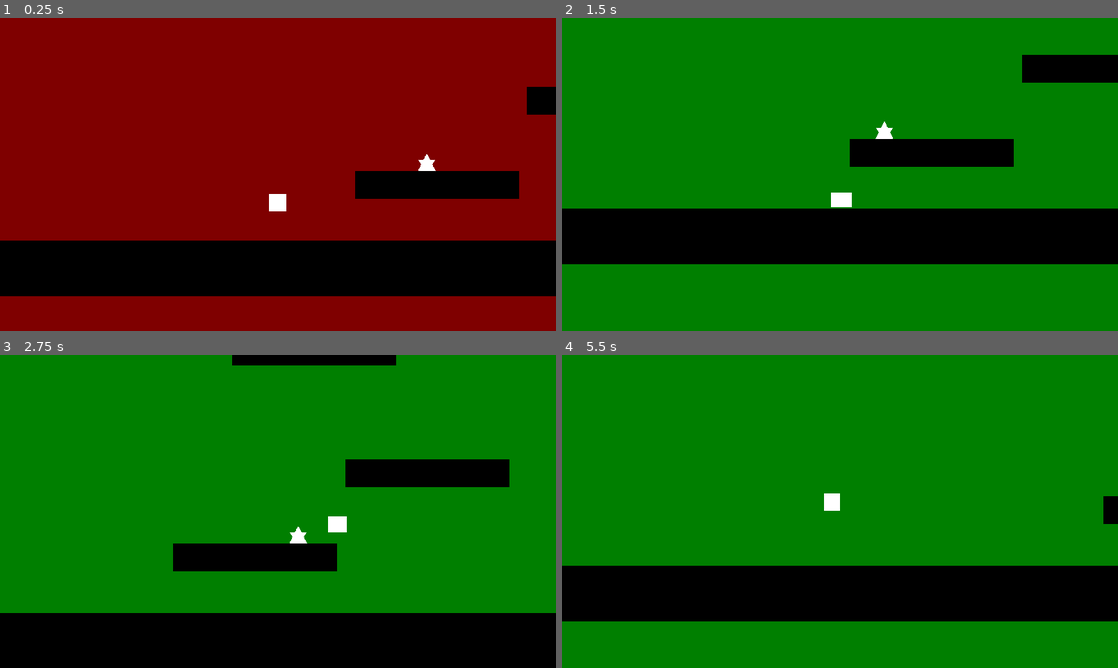
Above: before the commit, frames 1-4 (two rows, left to right).
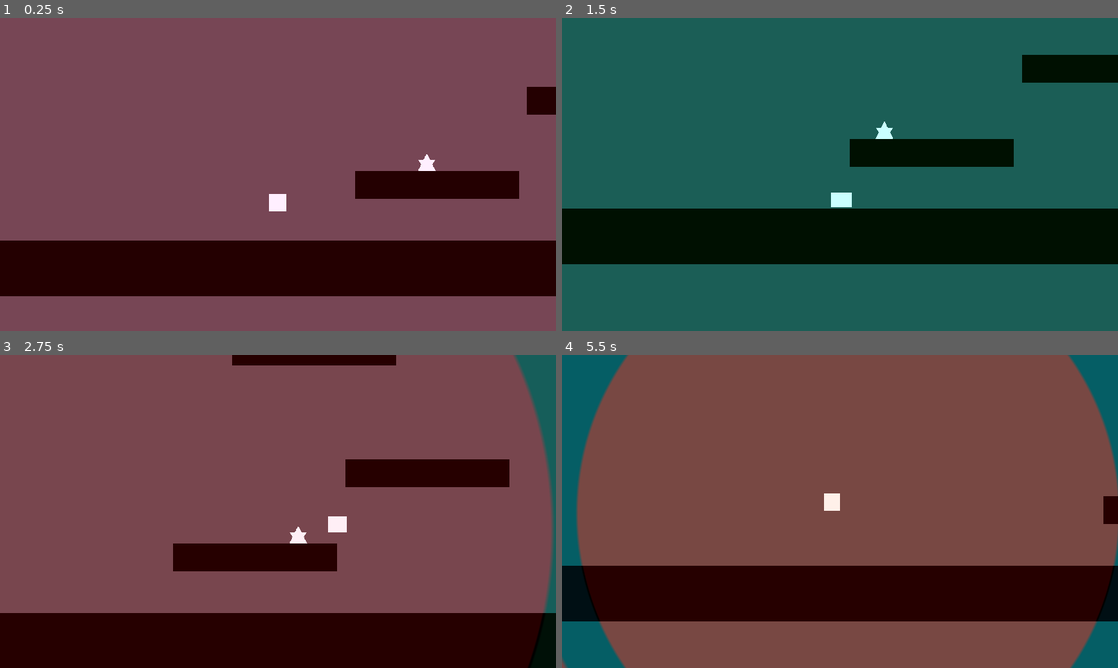
Above: after the commit, the same moments.

Repository: noc7c9/dye-dont-die
Game: Godot game, scene res://main.tscn
The game is run twice, just before and just after one commit, with the same random seed, the same clock (stepped at 60 frames per second) and the same inputs.
Inputs:
- Up to frame 1 (0.25 s): no input
- Up to frame 2 (1.5 s): hold Right (move_right) 0.53-1.28 s; hold Space (jump) 0.53-1.28 s; hold S from 1.28 s (still down); tap Shift at 1.35 s
- Up to frame 3 (2.75 s): tap Space (jump) at 1.52, 1.55, 1.82 s; release S at 2.03 s; hold Right (move_right) from 2.03 s (still down); hold Space (jump) from 2.03 s (still down)
- Up to frame 4 (5.5 s): release Right (move_right) at 2.78 s; release Space (jump) at 2.78 s; hold W 2.78-3.53 s; tap Shift at 2.85, 4.35 s; tap Space (jump) at 3.02, 3.05, 3.32, 4.52, 4.55, 4.82 s; hold Space (jump) 3.53-4.28 s; hold Left (move_left) 3.53-5.03 s; hold S from 5.03 s (still down); hold Space (jump) from 5.03 s (still down)

The runs differ from the first frame. In frame 1, 100% of the frame differs, in the area x 0-100%, y 0-100%; in frame 2, 78%; in frame 3, 99%; in frame 4, 99%.

Commit message:
Create color-bubble-manager

Diff:
--- a/main.tscn
+++ b/main.tscn
@@ -1,9 +1,10 @@
-[gd_scene load_steps=5 format=2]
+[gd_scene load_steps=6 format=2]
 
 [ext_resource path="res://src/platform/platform.tscn" type="PackedScene" id=1]
 [ext_resource path="res://src/player/player.tscn" type="PackedScene" id=2]
 [ext_resource path="res://src/background.gd" type="Script" id=3]
 [ext_resource path="res://src/goomba/goomba.tscn" type="PackedScene" id=4]
+[ext_resource path="res://src/color-bubble-manager/color-bubble-manager.tscn" type="PackedScene" id=5]
 
 [node name="main" type="Node2D"]
 
@@ -12,11 +13,13 @@
 margin_top = -100000.0
 margin_right = 100000.0
 margin_bottom = 100000.0
-color = Color( 0, 0, 0, 1 )
+color = Color( 0.333333, 0.333333, 0.333333, 1 )
 script = ExtResource( 3 )
 __meta__ = {
 "_edit_use_anchors_": false
 }
+
+[node name="color-bubble-manager" parent="." instance=ExtResource( 5 )]
 
 [node name="goomba" parent="." instance=ExtResource( 4 )]
 position = Vector2( 441, 220 )
--- a/shader-test-scene/shader-test-scene.tscn
+++ b/shader-test-scene/shader-test-scene.tscn
@@ -1,6 +1,6 @@
 [gd_scene load_steps=17 format=2]
 
-[ext_resource path="res://src/color-bubble/color-bubble.tscn" type="PackedScene" id=1]
+[ext_resource path="res://src/color-bubble-manager/color-bubble.tscn" type="PackedScene" id=1]
 [ext_resource path="res://shader-test-scene/smooth-gradient.shader" type="Shader" id=2]
 [ext_resource path="res://shader-test-scene/hard-gradient.shader" type="Shader" id=3]
 [ext_resource path="res://shader-test-scene/color-bubble-test.shader" type="Shader" id=4]
--- a/src/background.gd
+++ b/src/background.gd
@@ -1,10 +1,11 @@
 extends ColorRect
 
-onready var GameManager  =get_node('/root/GameManager')
+onready var GameManager = get_node('/root/GameManager')
 
 func _ready():
-    self.color = GameManager.get_current_real_color()
+    #self.color = GameManager.get_current_real_color()
     GameManager.connect('color_change', self, '_on_color_change')
 
 func _on_color_change():
-    self.color = GameManager.get_current_real_color()
+    #self.color = GameManager.get_current_real_color()
+    pass
--- /dev/null
+++ b/src/color-bubble-manager/color-bubble-manager.gd
@@ -0,0 +1,23 @@
+extends Node
+
+var color_bubble = preload("res://src/color-bubble-manager/color-bubble.tscn");
+
+onready var player = $"../player";
+onready var background = $background;
+
+var hue: float = 0;
+func get_hue_and_shift() -> float:
+    var value = hue;
+    hue += 180 + 3;
+    return value
+
+func _ready():
+    background.material.set_shader_param("hue", get_hue_and_shift())
+
+func _process(delta):
+    if Input.is_action_just_pressed("jump"):
+        var bubble = color_bubble.instance()
+        bubble.material.set_shader_param("hue", get_hue_and_shift())
+        bubble.global_position = player.global_position
+
+        self.add_child(bubble)
--- /dev/null
+++ b/src/color-bubble-manager/color-bubble-manager.tscn
@@ -0,0 +1,171 @@
+[gd_scene load_steps=5 format=2]
+
+[ext_resource path="res://src/color-bubble-manager/color-bubble-manager.gd" type="Script" id=1]
+
+[sub_resource type="Shader" id=1]
+code = "shader_type canvas_item;
+
+/*******************************************************************************
+ * Uniforms
+ */
+
+uniform float chroma;
+uniform float hue : hint_range(0, 360);
+
+/*******************************************************************************
+ * Circle Shape
+ */
+
+vec4 circle(vec2 uv, vec4 color) {
+    float FADE_START = 0.99;
+    float FADE_END = 1.0;
+
+    uv = uv * 2. - 1.;
+    float dist = sqrt(uv.x * uv.x + uv.y * uv.y);
+
+    if (dist < FADE_START) {
+        color.a = 1.0;
+    } else if (dist < FADE_END) {
+        float fade = 1.0 - ((dist - FADE_START) / (FADE_END - FADE_START));
+        color.a = fade;
+    } else {
+        color.a = 0.0;
+    }
+
+    return color;
+}
+
+/*******************************************************************************
+ * Color Conversions
+ *
+ * source: http://www.easyrgb.com/en/math.php
+ */
+
+vec3 cielch_to_cielab(vec3 lch) {
+    float l = lch.x;
+    float c = lch.y;
+    float h = lch.z;
+
+    float a = cos(radians(h)) * c;
+    float b = sin(radians(h)) * c;
+
+    return vec3(l, a, b);
+}
+vec3 cielab_to_cielch(vec3 lab) {
+    float l = lab.x;
+    float a = lab.y;
+    float b = lab.z;
+
+    float h = atan(b, a);
+    h = h > 0.0 ? degrees(h) : 360.0 - degrees(abs(h));
+
+    float c = sqrt(a * a + b * b);
+
+    return vec3(l, c, h);
+}
+
+float _cielab_to_xyz(float v) {
+    float v3 = pow(v, 3.0);
+    return v3 > 0.008856 ? v3 : (v - 16.0 / 116.0) / 7.787;
+}
+vec3 cielab_to_xyz(vec3 lab) {
+    float l = lab.x;
+    float a = lab.y;
+    float b = lab.z;
+
+    float tmp_y = (l + 16.0) / 116.0;
+    float tmp_x = a / 500.0 + tmp_y;
+    float tmp_z = tmp_y - b / 200.0;
+
+    float x = _cielab_to_xyz(tmp_x) * 95.047; // D65 2 deg reference
+    float y = _cielab_to_xyz(tmp_y) * 100.000;
+    float z = _cielab_to_xyz(tmp_z) * 108.883;
+
+    return vec3(x, y, z);
+}
+float _xyz_to_cielab(float v) {
+    return v > 0.008856 ? pow(v, 1.0/3.0) : (7.787 * v) + (16.0 / 116.0);
+}
+vec3 xyz_to_cielab(vec3 xyz) {
+    float x = _xyz_to_cielab(xyz.x / 95.047); // D65 2 deg reference
+    float y = _xyz_to_cielab(xyz.y / 100.000);
+    float z = _xyz_to_cielab(xyz.z / 108.883);
+
+    float l = 116.0 * y - 16.0;
+    float a = 500.0 * (x - y);
+    float b = 200.0 * (y - z);
+
+    return vec3(l, a, b);
+}
+
+float _to_rgb(float v) {
+    return v > 0.0031308 ? 1.055 * pow(v, 1.0 / 2.4) - 0.055 : 12.92 * v;
+}
+vec3 xyz_to_srgb(vec3 xyz) {
+    float x = xyz.x / 100.0;
+    float y = xyz.y / 100.0;
+    float z = xyz.z / 100.0;
+
+    float r = _to_rgb(x *  3.2406 + y * -1.5372 + z * -0.4986);
+    float g = _to_rgb(x * -0.9689 + y *  1.8758 + z *  0.0415);
+    float b = _to_rgb(x *  0.0557 + y * -0.2040 + z *  1.0570);
+
+    return vec3(r, g, b);
+}
+float _srgb_to_xyz(float v) {
+    return v > 0.04045 ? pow((v + 0.055) / 1.055, 2.4) : v / 12.92;
+}
+vec3 srgb_to_xyz(vec3 srgb) {
+    float r = _srgb_to_xyz(srgb.x) * 100.0;
+    float g = _srgb_to_xyz(srgb.y) * 100.0;
+    float b = _srgb_to_xyz(srgb.z) * 100.0;
+
+    float x = r * 0.4124 + g * 0.3576 + b * 0.1805;
+    float y = r * 0.2126 + g * 0.7152 + b * 0.0722;
+    float z = r * 0.0193 + g * 0.1192 + b * 0.9505;
+
+    return vec3(x, y, z);
+}
+
+vec4 blend_screeen(vec4 dst, vec4 src) {
+    return vec4(
+        1.0 - (1.0 - src.r * src.a) * (1.0 - dst.r),
+        1.0 - (1.0 - src.g * src.a) * (1.0 - dst.g),
+        1.0 - (1.0 - src.b * src.a) * (1.0 - dst.b),
+        1.0
+    );
+}
+
+/*******************************************************************************
+ * Fragment Shader
+ */
+
+void fragment() {
+    // create color by taking the luminocity of the texture color and changing
+    // the chroma and hue
+    vec4 tex = textureLod(SCREEN_TEXTURE, SCREEN_UV, 0.0);
+    float luminocity = cielab_to_cielch(xyz_to_cielab(srgb_to_xyz(tex.xyz))).x;
+
+    vec3 lch = vec3(luminocity, chroma, hue);
+    vec3 srgb = xyz_to_srgb(cielab_to_xyz(cielch_to_cielab(lch)));
+
+    vec4 color = vec4(srgb, 1.0);
+
+    COLOR = circle(UV, color);
+}
+"
+
+[sub_resource type="ShaderMaterial" id=2]
+shader = SubResource( 1 )
+shader_param/chroma = 23.0
+shader_param/hue = null
+
+[sub_resource type="ProxyTexture" id=3]
+
+[node name="color-bubble-manager" type="Node"]
+script = ExtResource( 1 )
+
+[node name="background" type="Sprite" parent="."]
+material = SubResource( 2 )
+scale = Vector2( 1e+06, 1e+06 )
+texture = SubResource( 3 )
--- /dev/null
+++ b/src/color-bubble-manager/color-bubble.gd
@@ -0,0 +1,18 @@
+extends Sprite
+
+export var start_velocity: float = 1500
+export var end_velocity: float = 500
+export var deceleration: float = 250
+
+var velocity: float = start_velocity
+
+func _ready():
+    scale.x = 0
+    scale.y = 0
+
+func _process(delta):
+    scale.x += velocity * delta
+    scale.y = scale.x
+
+    velocity = clamp(velocity - deceleration * delta, end_velocity,
+            start_velocity)
--- /dev/null
+++ b/src/color-bubble-manager/color-bubble.shader
@@ -0,0 +1,150 @@
+shader_type canvas_item;
+
+/*******************************************************************************
+ * Uniforms
+ */
+
+uniform float chroma;
+uniform float hue : hint_range(0, 360);
+
+/*******************************************************************************
+ * Circle Shape
+ */
+
+vec4 circle(vec2 uv, vec4 color) {
+    float FADE_START = 0.99;
+    float FADE_END = 1.0;
+
+    uv = uv * 2. - 1.;
+    float dist = sqrt(uv.x * uv.x + uv.y * uv.y);
+
+    if (dist < FADE_START) {
+        color.a = 1.0;
+    } else if (dist < FADE_END) {
+        float fade = 1.0 - ((dist - FADE_START) / (FADE_END - FADE_START));
+        color.a = fade;
+    } else {
+        color.a = 0.0;
+    }
+
+    return color;
+}
+
+/*******************************************************************************
+ * Color Conversions
+ *
+ * source: http://www.easyrgb.com/en/math.php
+ */
+
+vec3 cielch_to_cielab(vec3 lch) {
+    float l = lch.x;
+    float c = lch.y;
+    float h = lch.z;
+
+    float a = cos(radians(h)) * c;
+    float b = sin(radians(h)) * c;
+
+    return vec3(l, a, b);
+}
+vec3 cielab_to_cielch(vec3 lab) {
+    float l = lab.x;
+    float a = lab.y;
+    float b = lab.z;
+
+    float h = atan(b, a);
+    h = h > 0.0 ? degrees(h) : 360.0 - degrees(abs(h));
+
+    float c = sqrt(a * a + b * b);
+
+    return vec3(l, c, h);
+}
+
+float _cielab_to_xyz(float v) {
+    float v3 = pow(v, 3.0);
+    return v3 > 0.008856 ? v3 : (v - 16.0 / 116.0) / 7.787;
+}
+vec3 cielab_to_xyz(vec3 lab) {
+    float l = lab.x;
+    float a = lab.y;
+    float b = lab.z;
+
+    float tmp_y = (l + 16.0) / 116.0;
+    float tmp_x = a / 500.0 + tmp_y;
+    float tmp_z = tmp_y - b / 200.0;
+
+    float x = _cielab_to_xyz(tmp_x) * 95.047; // D65 2 deg reference
+    float y = _cielab_to_xyz(tmp_y) * 100.000;
+    float z = _cielab_to_xyz(tmp_z) * 108.883;
+
+    return vec3(x, y, z);
+}
+float _xyz_to_cielab(float v) {
+    return v > 0.008856 ? pow(v, 1.0/3.0) : (7.787 * v) + (16.0 / 116.0);
+}
+vec3 xyz_to_cielab(vec3 xyz) {
+    float x = _xyz_to_cielab(xyz.x / 95.047); // D65 2 deg reference
+    float y = _xyz_to_cielab(xyz.y / 100.000);
+    float z = _xyz_to_cielab(xyz.z / 108.883);
+
+    float l = 116.0 * y - 16.0;
+    float a = 500.0 * (x - y);
+    float b = 200.0 * (y - z);
+
+    return vec3(l, a, b);
+}
+
+float _to_rgb(float v) {
+    return v > 0.0031308 ? 1.055 * pow(v, 1.0 / 2.4) - 0.055 : 12.92 * v;
+}
+vec3 xyz_to_srgb(vec3 xyz) {
+    float x = xyz.x / 100.0;
+    float y = xyz.y / 100.0;
+    float z = xyz.z / 100.0;
+
+    float r = _to_rgb(x *  3.2406 + y * -1.5372 + z * -0.4986);
+    float g = _to_rgb(x * -0.9689 + y *  1.8758 + z *  0.0415);
+    float b = _to_rgb(x *  0.0557 + y * -0.2040 + z *  1.0570);
+
+    return vec3(r, g, b);
+}
+float _srgb_to_xyz(float v) {
+    return v > 0.04045 ? pow((v + 0.055) / 1.055, 2.4) : v / 12.92;
+}
+vec3 srgb_to_xyz(vec3 srgb) {
+    float r = _srgb_to_xyz(srgb.x) * 100.0;
+    float g = _srgb_to_xyz(srgb.y) * 100.0;
+    float b = _srgb_to_xyz(srgb.z) * 100.0;
+
+    float x = r * 0.4124 + g * 0.3576 + b * 0.1805;
+    float y = r * 0.2126 + g * 0.7152 + b * 0.0722;
+    float z = r * 0.0193 + g * 0.1192 + b * 0.9505;
+
+    return vec3(x, y, z);
+}
+
+vec4 blend_screeen(vec4 dst, vec4 src) {
+    return vec4(
+        1.0 - (1.0 - src.r * src.a) * (1.0 - dst.r),
+        1.0 - (1.0 - src.g * src.a) * (1.0 - dst.g),
+        1.0 - (1.0 - src.b * src.a) * (1.0 - dst.b),
+        1.0
+    );
+}
+
+/*******************************************************************************
+ * Fragment Shader
+ */
+
+void fragment() {
+    // create color by taking the luminocity of the texture color and changing
+    // the chroma and hue
+    vec4 tex = textureLod(SCREEN_TEXTURE, SCREEN_UV, 0.0);
+    float luminocity = cielab_to_cielch(xyz_to_cielab(srgb_to_xyz(tex.xyz))).x;
+
+    vec3 lch = vec3(luminocity, chroma, hue);
+    vec3 srgb = xyz_to_srgb(cielab_to_xyz(cielch_to_cielab(lch)));
+
+    vec4 color = vec4(srgb, 1.0);
+
+    COLOR = circle(UV, color);
+}
--- /dev/null
+++ b/src/color-bubble-manager/color-bubble.tscn
@@ -0,0 +1,19 @@
+[gd_scene load_steps=5 format=2]
+
+[ext_resource path="res://src/color-bubble-manager/color-bubble.gd" type="Script" id=1]
+[ext_resource path="res://src/color-bubble-manager/color-bubble.shader" type="Shader" id=2]
+
+[sub_resource type="ShaderMaterial" id=1]
+resource_local_to_scene = true
+shader = ExtResource( 2 )
+shader_param/chroma = 23.0
+shader_param/hue = null
+
+[sub_resource type="ProxyTexture" id=2]
+
+[node name="color-bubble" type="Sprite"]
+material = SubResource( 1 )
+scale = Vector2( 100, 100 )
+z_index = 100
+texture = SubResource( 2 )
+script = ExtResource( 1 )
